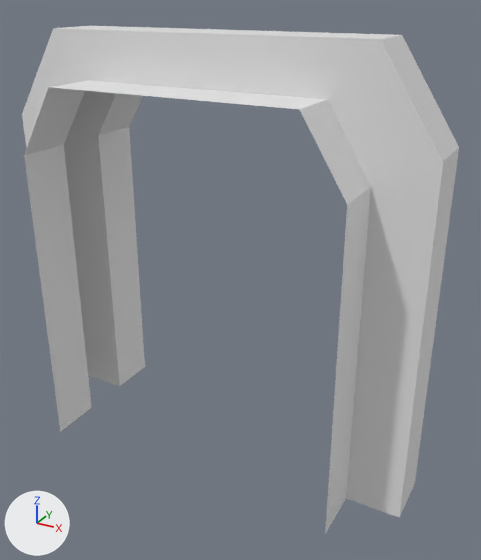
The FBX model Assets/Models/Environment - new scale/Doorway/Door_NotchedGap_01.fbx: old version first, new version second.
One viewpoint serves both versions: a 50 mm lens placed at (2.94, -8.36, 8.59), pointed at (-2.53, 1.58, 3.62). The lights are fixed; the arrows at lower left show +X, +Y and +Z. Where no turn or scale is listed for an object, it has been applied to the vertices.

Names of what the first picture shows: 'Doorway_notchedGap_001'.
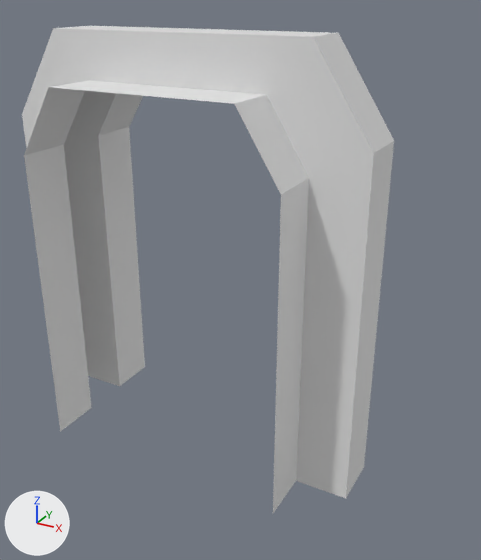
The newer file is also rescaled (x0.8), turned or shifted as a whole; pictures and numbers use the older file's frame.

Boxes (x1, y1, x2, y2) around the edits, measured in the pictures (481 x 560 px; the box of a moved part takes in the faces that stretch with it):
'Doorway_notchedGap_001', reshaped (15% narrower)
    before: (22, 26, 459, 534)
    after: (22, 26, 394, 513)
part 1 of me_mesh, moved or reshaped
    before: (232, 32, 459, 534)
    after: (232, 32, 394, 513)

Edits to the bpy script that builds the scene:
```text
Change me_mesh:
    where me_mesh.from_pydata(...)  # 36 vertices, 25 faces; spans x -6.98..1.0, y 0.0..3.0, z 0.0..7.95
    used by ob_doorway_notchedgap_001; location = (0.0, 0.0, 0.0)
    me_mesh part 1: all 18 vertices in x -0.76..1.0, y 0.0..3.0, z 0.0..7.95 are moved by (-1.0, 0.0, 0.0)
```
